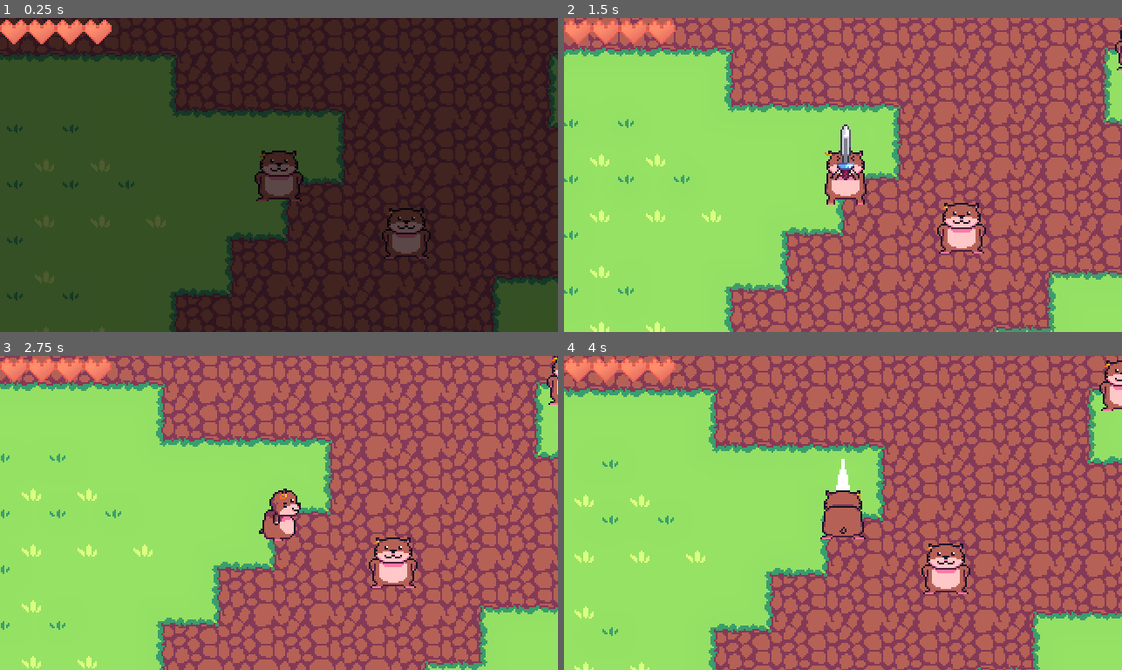
Above: before the commit, frames 1-4 (two rows, left to right).
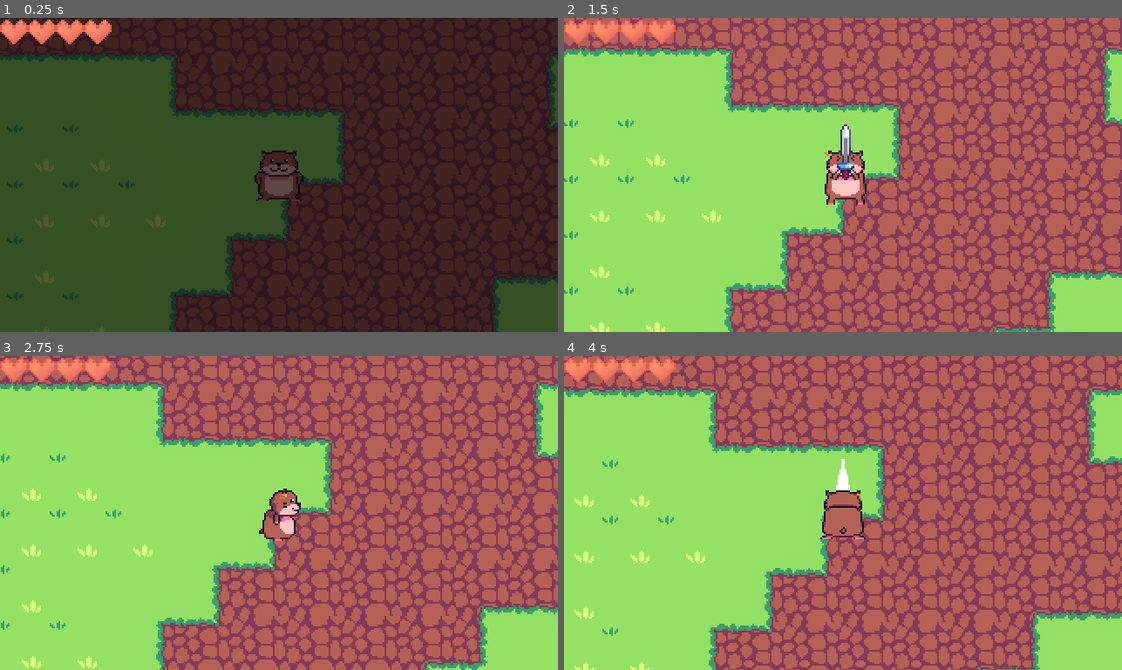
Above: after the commit, the same moments.

Repository: FlyinButter1/Hackathon
Game: Godot game, scene res://worldProps/world1.tscn
Two runs of this game, one before a commit and one after it. Both use one fixed random seed, a clock stepped at 60 frames per second and the inputs below.
Inputs:
- Up to frame 1 (0.25 s): no input
- Up to frame 2 (1.5 s): tap Enter (ui_accept) at 0.5, 0.77 s; hold D (move_right) 0.53-1.28 s; hold F (attack) 0.53-1.28 s; hold S (move_down) from 1.28 s (still down); tap F (attack) at 1.35 s
- Up to frame 3 (2.75 s): tap Enter (ui_accept) at 1.52 s; release S (move_down) at 2.03 s; hold D (move_right) from 2.03 s (still down); hold F (attack) from 2.03 s (still down)
- Up to frame 4 (4 s): release D (move_right) at 2.78 s; release F (attack) at 2.78 s; hold W (move_up) 2.78-3.53 s; tap F (attack) at 2.85 s; tap Enter (ui_accept) at 3.02, 3.77 s; hold A (move_left) from 3.53 s (still down); hold F (attack) from 3.53 s (still down)

The runs differ from the first frame. In frame 1, 0.7% of the frame differs, in the area x 68-78%, y 60-77%; in frame 2, 0.9%; in frame 3, 1.0%; in frame 4, 1.3%, in the area x 64-100%, y 1-76%.

Commit message:
npc sprite and dialogue

Diff:
--- a/Npc/npc.tscn
+++ b/Npc/npc.tscn
@@ -1,106 +1,6 @@
-[gd_scene load_steps=18 format=3 uid="uid://n5vbb5rr3hvr"]
+[gd_scene load_steps=3 format=3 uid="uid://n5vbb5rr3hvr"]
 
-[ext_resource type="Texture2D" uid="uid://xsx3uonb5lm" path="res://Player/playerChomik.png" id="1_w2dds"]
 [ext_resource type="PackedScene" uid="uid://b0wlxf27r18ll" path="res://Npc/InteractionListener.tscn" id="2_r6412"]
-
-[sub_resource type="AtlasTexture" id="AtlasTexture_mxod1"]
-atlas = ExtResource("1_w2dds")
-region = Rect2(0, 0, 64, 64)
-
-[sub_resource type="AtlasTexture" id="AtlasTexture_5lfa3"]
-atlas = ExtResource("1_w2dds")
-region = Rect2(0, 64, 64, 64)
-
-[sub_resource type="AtlasTexture" id="AtlasTexture_5ok7p"]
-atlas = ExtResource("1_w2dds")
-region = Rect2(0, 128, 64, 64)
-
-[sub_resource type="AtlasTexture" id="AtlasTexture_awtgi"]
-atlas = ExtResource("1_w2dds")
-region = Rect2(0, 192, 64, 64)
-
-[sub_resource type="AtlasTexture" id="AtlasTexture_72ohk"]
-atlas = ExtResource("1_w2dds")
-region = Rect2(0, 256, 64, 64)
-
-[sub_resource type="AtlasTexture" id="AtlasTexture_fjw3u"]
-atlas = ExtResource("1_w2dds")
-region = Rect2(0, 320, 64, 64)
-
-[sub_resource type="AtlasTexture" id="AtlasTexture_oelxs"]
-atlas = ExtResource("1_w2dds")
-region = Rect2(0, 384, 64, 64)
-
-[sub_resource type="AtlasTexture" id="AtlasTexture_kodq4"]
-atlas = ExtResource("1_w2dds")
-region = Rect2(0, 448, 64, 64)
-
-[sub_resource type="AtlasTexture" id="AtlasTexture_2nf06"]
-atlas = ExtResource("1_w2dds")
-region = Rect2(0, 512, 64, 64)
-
-[sub_resource type="AtlasTexture" id="AtlasTexture_g4pul"]
-atlas = ExtResource("1_w2dds")
-region = Rect2(0, 704, 64, 64)
-
-[sub_resource type="AtlasTexture" id="AtlasTexture_dhila"]
-atlas = ExtResource("1_w2dds")
-region = Rect2(0, 768, 64, 64)
-
-[sub_resource type="AtlasTexture" id="AtlasTexture_ht858"]
-atlas = ExtResource("1_w2dds")
-region = Rect2(0, 640, 64, 64)
-
-[sub_resource type="AtlasTexture" id="AtlasTexture_17yn2"]
-atlas = ExtResource("1_w2dds")
-region = Rect2(0, 576, 64, 64)
-
-[sub_resource type="SpriteFrames" id="SpriteFrames_y70cx"]
-animations = [{
-"frames": [{
-"duration": 1.0,
-"texture": SubResource("AtlasTexture_mxod1")
-}, {
-"duration": 1.0,
-"texture": SubResource("AtlasTexture_5lfa3")
-}, {
-"duration": 1.0,
-"texture": SubResource("AtlasTexture_5ok7p")
-}, {
-"duration": 1.0,
-"texture": SubResource("AtlasTexture_awtgi")
-}, {
-"duration": 1.0,
-"texture": SubResource("AtlasTexture_72ohk")
-}, {
-"duration": 1.0,
-"texture": SubResource("AtlasTexture_fjw3u")
-}, {
-"duration": 1.0,
-"texture": SubResource("AtlasTexture_oelxs")
-}, {
-"duration": 1.0,
-"texture": SubResource("AtlasTexture_kodq4")
-}, {
-"duration": 1.0,
-"texture": SubResource("AtlasTexture_2nf06")
-}, {
-"duration": 1.0,
-"texture": SubResource("AtlasTexture_g4pul")
-}, {
-"duration": 1.0,
-"texture": SubResource("AtlasTexture_dhila")
-}, {
-"duration": 1.0,
-"texture": SubResource("AtlasTexture_ht858")
-}, {
-"duration": 1.0,
-"texture": SubResource("AtlasTexture_17yn2")
-}],
-"loop": true,
-"name": &"default",
-"speed": 15.0
-}]
 
 [sub_resource type="CapsuleShape2D" id="CapsuleShape2D_4fc4k"]
 radius = 6.0
@@ -108,10 +8,6 @@
 
 [node name="npc" type="CharacterBody2D"]
 
-[node name="AnimatedSprite2D" type="AnimatedSprite2D" parent="."]
-sprite_frames = SubResource("SpriteFrames_y70cx")
-frame_progress = 0.162627
-
 [node name="InteractionListener" parent="." instance=ExtResource("2_r6412")]
 
 [node name="CollisionShape2D" type="CollisionShape2D" parent="."]
--- a/worldProps/world1.tscn
+++ b/worldProps/world1.tscn
@@ -8,8 +8,12 @@
 [ext_resource type="PackedScene" uid="uid://n5vbb5rr3hvr" path="res://Npc/npc.tscn" id="5_r148f"]
 [ext_resource type="PackedScene" uid="uid://cwsmaygoo5xov" path="res://Dialogue/Dialogue.tscn" id="6_bwsf4"]
 [ext_resource type="TileSet" uid="uid://btqxqpgxrrgvb" path="res://worldProps/szymon tilesety/roślinki/tileset_roślinki.tres" id="8_fqokw"]
+[ext_resource type="Texture2D" uid="uid://bd485c6bs03o2" path="res://Npc/tuxedo.png" id="8_gp836"]
+[ext_resource type="Texture2D" uid="uid://bfuulwwd8goh6" path="res://Npc/emo.png" id="9_cdkdk"]
 [ext_resource type="PackedScene" uid="uid://3q7vlw45ws4k" path="res://Player/camera_2d.tscn" id="9_lunw8"]
 [ext_resource type="Texture2D" uid="uid://dd5yf7wya5dh2" path="res://worldProps/domki/TipiGreen.png" id="10_7vogi"]
+[ext_resource type="Texture2D" uid="uid://courpoxen88vh" path="res://Npc/rudy.png" id="10_nmrqa"]
+[ext_resource type="Texture2D" uid="uid://27vm4g5r088x" path="res://Npc/bobo.png" id="11_kfrqo"]
 [ext_resource type="Texture2D" uid="uid://cvf54332v8uhj" path="res://worldProps/domki/TipiYellow.png" id="11_n6o41"]
 [ext_resource type="Texture2D" uid="uid://bn748p2cqfegx" path="res://worldProps/domki/TipiRed.png" id="12_swre0"]
 [ext_resource type="Texture2D" uid="uid://cd2cy1mqylxlb" path="res://worldProps/domki/TargRed.png" id="13_cas5j"]
@@ -44,6 +48,94 @@
 
 [sub_resource type="AnimationNodeStateMachinePlayback" id="AnimationNodeStateMachinePlayback_p2i2n"]
 
+[sub_resource type="AtlasTexture" id="AtlasTexture_6wocv"]
+atlas = ExtResource("8_gp836")
+region = Rect2(0, 0, 32, 32)
+
+[sub_resource type="AtlasTexture" id="AtlasTexture_kdcs2"]
+atlas = ExtResource("8_gp836")
+region = Rect2(32, 0, 32, 32)
+
+[sub_resource type="SpriteFrames" id="SpriteFrames_kxmek"]
+animations = [{
+"frames": [{
+"duration": 1.0,
+"texture": SubResource("AtlasTexture_6wocv")
+}, {
+"duration": 1.0,
+"texture": SubResource("AtlasTexture_kdcs2")
+}],
+"loop": true,
+"name": &"default",
+"speed": 0.5
+}]
+
+[sub_resource type="AtlasTexture" id="AtlasTexture_rg8h5"]
+atlas = ExtResource("9_cdkdk")
+region = Rect2(32, 0, 32, 32)
+
+[sub_resource type="AtlasTexture" id="AtlasTexture_kncdn"]
+atlas = ExtResource("9_cdkdk")
+region = Rect2(0, 0, 32, 32)
+
+[sub_resource type="SpriteFrames" id="SpriteFrames_akikp"]
+animations = [{
+"frames": [{
+"duration": 1.0,
+"texture": SubResource("AtlasTexture_rg8h5")
+}, {
+"duration": 1.0,
+"texture": SubResource("AtlasTexture_kncdn")
+}],
+"loop": true,
+"name": &"default",
+"speed": 0.5
+}]
+
+[sub_resource type="AtlasTexture" id="AtlasTexture_f7c3o"]
+atlas = ExtResource("10_nmrqa")
+region = Rect2(0, 0, 32, 32)
+
+[sub_resource type="AtlasTexture" id="AtlasTexture_f6ghr"]
+atlas = ExtResource("10_nmrqa")
+region = Rect2(32, 0, 32, 32)
+
+[sub_resource type="SpriteFrames" id="SpriteFrames_4mrap"]
+animations = [{
+"frames": [{
+"duration": 1.0,
+"texture": SubResource("AtlasTexture_f7c3o")
+}, {
+"duration": 1.0,
+"texture": SubResource("AtlasTexture_f6ghr")
+}],
+"loop": true,
+"name": &"default",
+"speed": 5.0
+}]
+
+[sub_resource type="AtlasTexture" id="AtlasTexture_kbfki"]
+atlas = ExtResource("11_kfrqo")
+region = Rect2(0, 0, 32, 32)
+
+[sub_resource type="AtlasTexture" id="AtlasTexture_323ou"]
+atlas = ExtResource("11_kfrqo")
+region = Rect2(32, 0, 32, 32)
+
+[sub_resource type="SpriteFrames" id="SpriteFrames_cohb7"]
+animations = [{
+"frames": [{
+"duration": 1.0,
+"texture": SubResource("AtlasTexture_kbfki")
+}, {
+"duration": 1.0,
+"texture": SubResource("AtlasTexture_323ou")
+}],
+"loop": true,
+"name": &"default",
+"speed": 0.5
+}]
+
 [sub_resource type="CapsuleShape2D" id="CapsuleShape2D_i6vb6"]
 radius = 5.0
 height = 21.0
@@ -109,28 +201,56 @@
 parameters/playback = SubResource("AnimationNodeStateMachinePlayback_p2i2n")
 
 [node name="npc" parent="ysort" instance=ExtResource("5_r148f")]
-position = Vector2(73, 33)
-
-[node name="InteractionListener" parent="ysort/npc" index="1" node_paths=PackedStringArray("DialogueHandler")]
+position = Vector2(-360, -132)
+
+[node name="InteractionListener" parent="ysort/npc" index="0" node_paths=PackedStringArray("DialogueHandler")]
 DialogueHandler = NodePath("../DialogueHandler")
 
 [node name="DialogueHandler" parent="ysort/npc" instance=ExtResource("6_bwsf4")]
+file_path = "res://Dialogue/json/Dialog1.json"
+
+[node name="AnimatedSprite2D" type="AnimatedSprite2D" parent="ysort/npc"]
+sprite_frames = SubResource("SpriteFrames_kxmek")
+autoplay = "default"
 
 [node name="npc2" parent="ysort" instance=ExtResource("5_r148f")]
-position = Vector2(-111, -192)
-
-[node name="InteractionListener" parent="ysort/npc2" index="1" node_paths=PackedStringArray("DialogueHandler")]
+position = Vector2(-123, -188)
+
+[node name="InteractionListener" parent="ysort/npc2" index="0" node_paths=PackedStringArray("DialogueHandler")]
 DialogueHandler = NodePath("../DialogueHandler")
 
 [node name="DialogueHandler" parent="ysort/npc2" instance=ExtResource("6_bwsf4")]
+file_path = "res://Dialogue/json/Dialog2.json"
+
+[node name="AnimatedSprite2D" type="AnimatedSprite2D" parent="ysort/npc2"]
+sprite_frames = SubResource("SpriteFrames_akikp")
+autoplay = "default"
+frame_progress = 0.680193
 
 [node name="npc3" parent="ysort" instance=ExtResource("5_r148f")]
-position = Vector2(175, -72)
-
-[node name="InteractionListener" parent="ysort/npc3" index="1" node_paths=PackedStringArray("DialogueHandler")]
+position = Vector2(52, -154)
+
+[node name="InteractionListener" parent="ysort/npc3" index="0" node_paths=PackedStringArray("DialogueHandler")]
 DialogueHandler = NodePath("../DialogueHandler")
 
 [node name="DialogueHandler" parent="ysort/npc3" instance=ExtResource("6_bwsf4")]
+file_path = "res://Dialogue/json/Dialog3.json"
+
+[node name="AnimatedSprite2D" type="AnimatedSprite2D" parent="ysort/npc3"]
+sprite_frames = SubResource("SpriteFrames_4mrap")
+
+[node name="npc4" parent="ysort" instance=ExtResource("5_r148f")]
+position = Vector2(-652, -251)
+
+[node name="InteractionListener" parent="ysort/npc4" index="0" node_paths=PackedStringArray("DialogueHandler")]
+DialogueHandler = NodePath("../DialogueHandler")
+
+[node name="DialogueHandler" parent="ysort/npc4" instance=ExtResource("6_bwsf4")]
+file_path = "res://Dialogue/json/Dialog4.json"
+
+[node name="AnimatedSprite2D" type="AnimatedSprite2D" parent="ysort/npc4"]
+sprite_frames = SubResource("SpriteFrames_cohb7")
+autoplay = "default"
 
 [node name="rosliny" type="TileMap" parent="ysort"]
 tile_set = ExtResource("8_fqokw")
@@ -271,4 +391,5 @@
 [editable path="ysort/npc"]
 [editable path="ysort/npc2"]
 [editable path="ysort/npc3"]
+[editable path="ysort/npc4"]
 [editable path="Camera2D"]
Binary file added: Npc/bobo.png
Not shown, added: Npc/bobo.png.import
Binary file added: Npc/emo.png
Not shown, added: Npc/emo.png.import
Binary file added: Npc/rudy.png
Not shown, added: Npc/rudy.png.import
Binary file added: Npc/tuxedo.png
Not shown, added: Npc/tuxedo.png.import
Not shown: 1 places in worldProps/world1.tscn that only renumber resources
